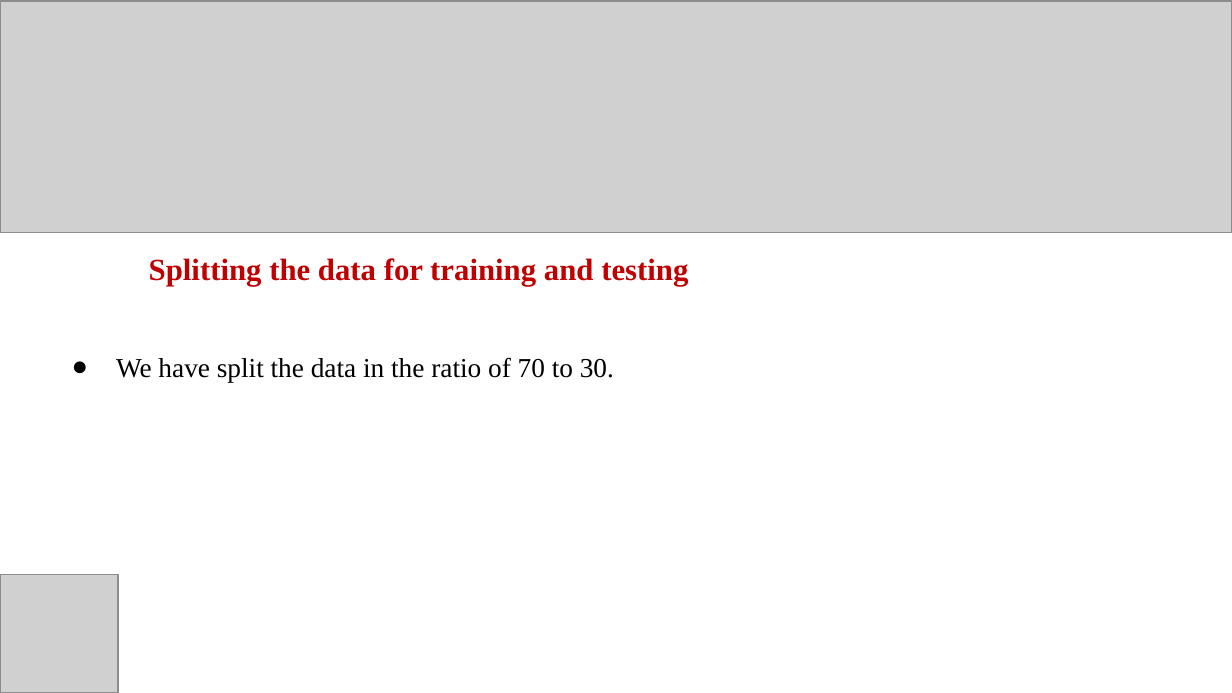
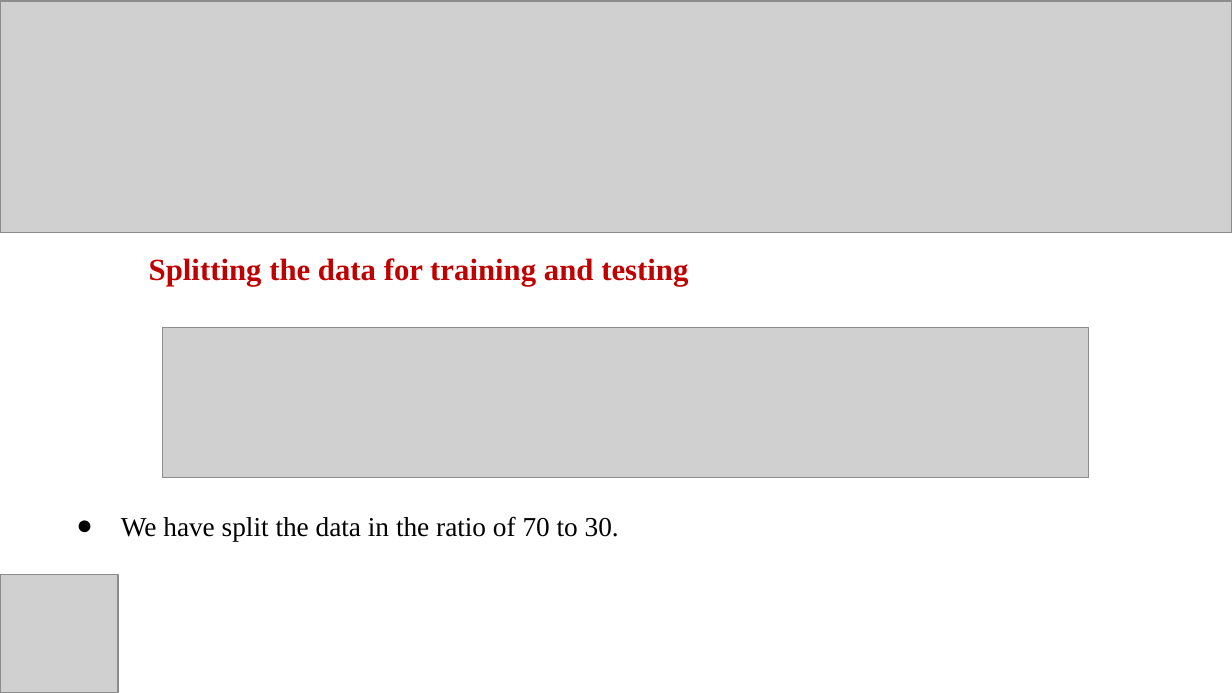
Before and after one commit to ShreyaRokati/MSBA-Capstone-Team-Submission, a slide deck: slide 20 of MSBA Capestone Presentation .pptx (slide 17 before the commit). Drawn at 1232x693 pixels with LibreOffice and Linux fonts; fonts in the diff are those of the drawing; grey boxes stand for pictures. Boxes give left, top, right and bottom in pixels: in the first picture for what was removed or moved away, otherwise in the second. Text is boxed around its words. In the diff, an @@ line names an element or a change of style, - is before the commit and + after.

```diff
--- a/MSBA Capestone Presentation .pptx
+++ b/MSBA Capestone Presentation .pptx
@@ picture added at [163,328,1089,478] @@
@@ text "We have split the data ...": place and size @@
-text "We have split the data ..." at [116,357,614,382]
+text "We have split the data ..." at [121,516,619,541]
```
Also in this commit, not shown: 8 other slides changed, 1 slide added.
